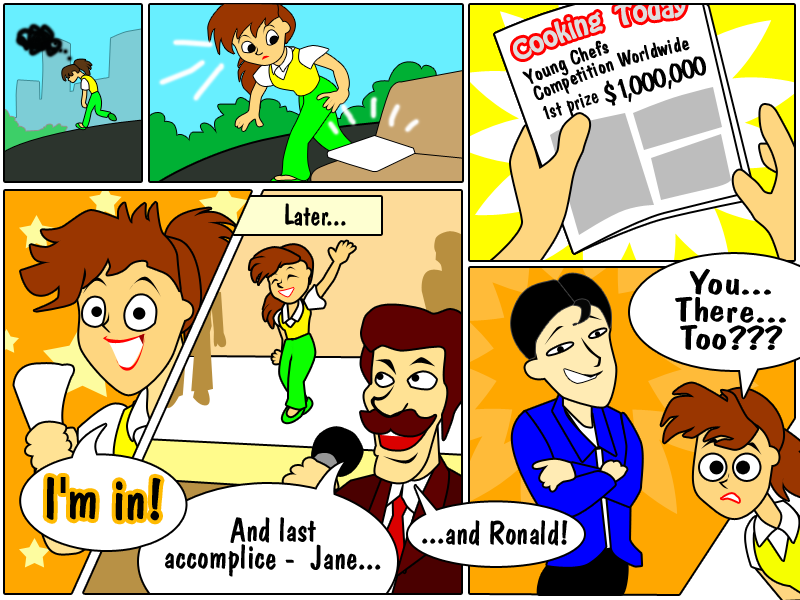
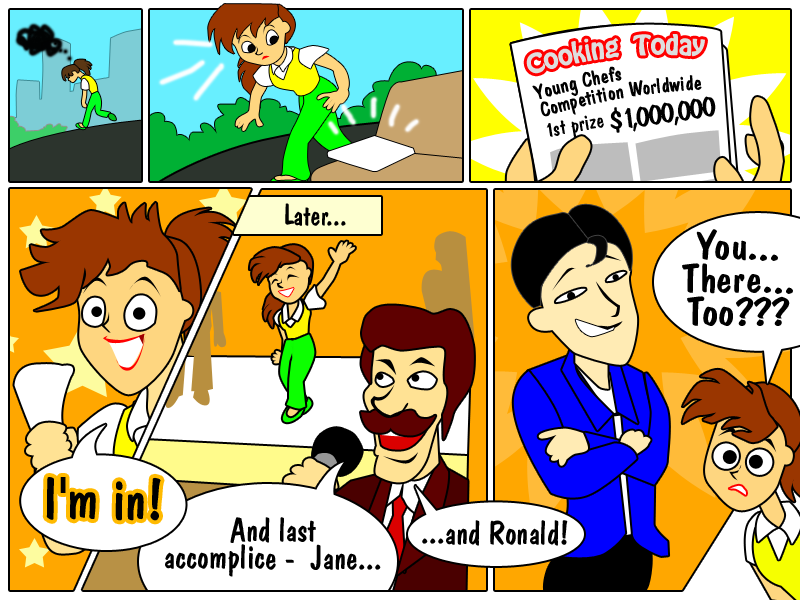
Revision of a layered 800px x 600px image; what changed, layer by layer:
painted on "You... There... Too???" over left=675, top=229, right=793, bottom=350
painted on "Фигура 170" over left=630, top=213, right=800, bottom=398
painted on "Фигура 153" over left=693, top=412, right=793, bottom=519
painted on "Фигура 140" over left=511, top=213, right=593, bottom=360
painted on "Фигура 130" over left=525, top=239, right=638, bottom=407
painted on "Фигура 148" over left=512, top=371, right=637, bottom=518
painted on "Фигура 149" over left=571, top=373, right=669, bottom=507
painted on "Фигура 144" over left=553, top=342, right=638, bottom=462
painted on "Фигура 146" over left=522, top=356, right=669, bottom=567
painted on "Фигура 169" over left=363, top=81, right=800, bottom=543
painted on "Фигура 1 (копия) 2" over left=470, top=190, right=794, bottom=594
painted on "Фигура 1 (копия) 3" over left=5, top=189, right=251, bottom=593
painted on "Фигура 1 (копия) 4" over left=82, top=190, right=486, bottom=593
moved "03" out of group "05" over left=453, top=3, right=800, bottom=337
painted on "Young Chefs Competition Worldw" over left=522, top=37, right=702, bottom=117
painted on "Cooking Today" over left=513, top=3, right=705, bottom=74
painted on "Фигура 44" over left=715, top=97, right=800, bottom=268
painted on "Фигура 43" over left=471, top=114, right=591, bottom=281
painted on "Фигура 47" over left=550, top=113, right=654, bottom=256
painted on "Фигура 46" over left=495, top=3, right=746, bottom=273
painted on "Фигура 46 (копия)" over left=495, top=3, right=755, bottom=273
painted on "Фигура 50" over left=453, top=3, right=800, bottom=337
painted on "Фигура 1 (копия) 5" over left=470, top=5, right=794, bottom=260
painted on "Фигура 1 (копия)" over left=5, top=5, right=141, bottom=181
…and 40 more changes (40 painted)
